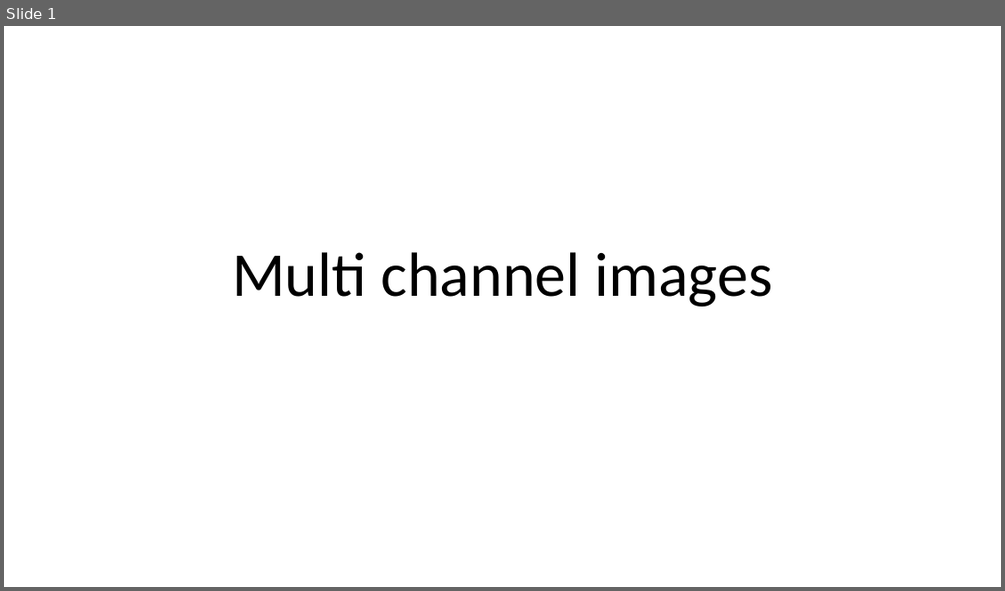
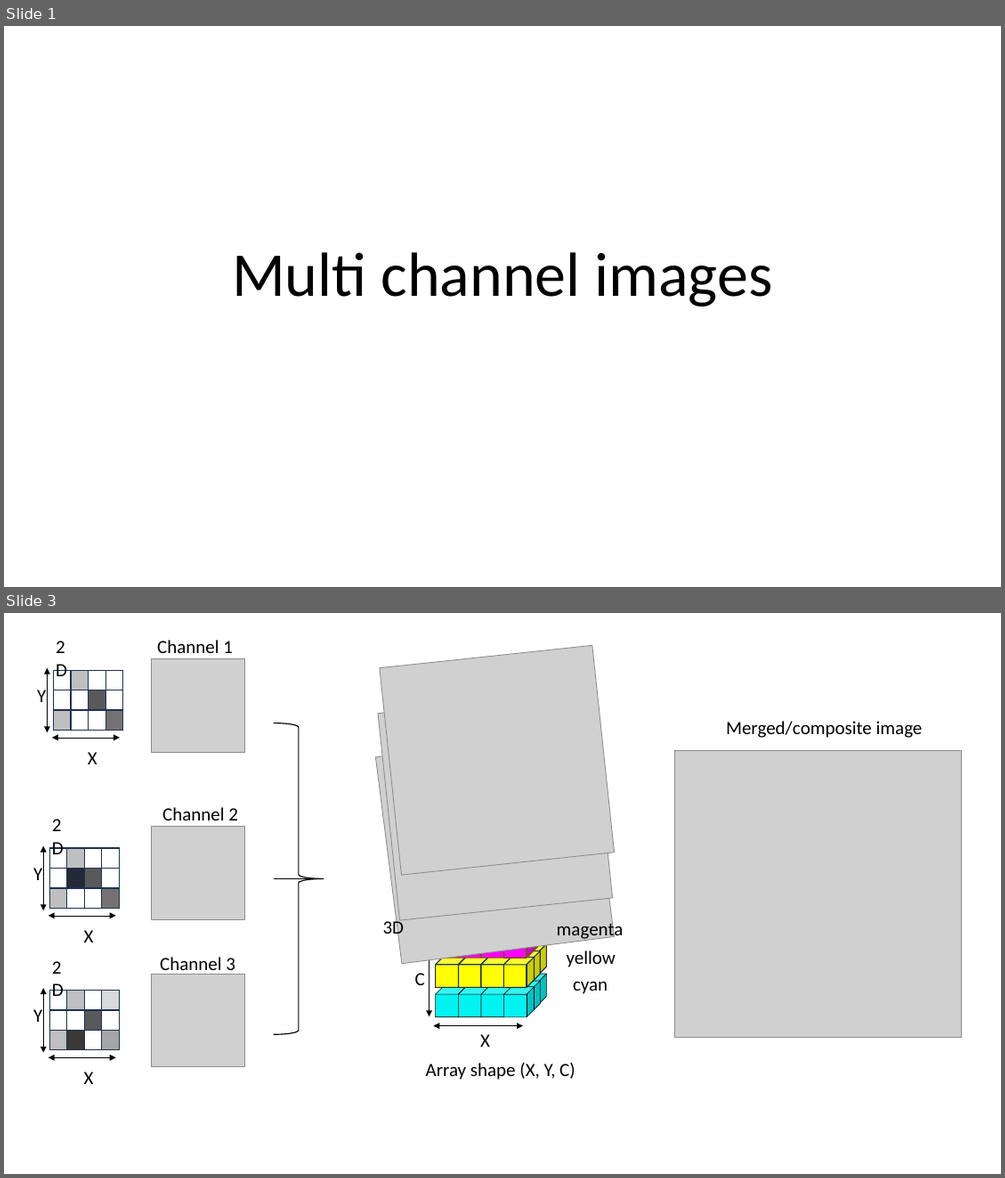
Before and after one commit to NEUBIAS/training-resources, a slide deck: figures/resources/multichannel_images.pptx. Shown one above the other, each under a label of ours: slide 1 before the commit, slides 1 and 3 after it; the slides between them are not shown. The pictures are 1005x591 and 1005x1178 pixels, drawn with LibreOffice and Linux fonts; fonts in the diff are those of the drawing; grey boxes stand for pictures. Boxes give left, top, right and bottom in pixels: in the first picture for what was removed or moved away, otherwise in the second. Text is boxed around its words. In the diff, an @@ line names an element or a change of style, - is before the commit and + after.

```diff
--- a/figures/resources/multichannel_images.pptx
+++ b/figures/resources/multichannel_images.pptx
@@ slide 3 added at (4, 613, 1001, 1174), background #FFFFFF @@
@@ picture added at (152, 659, 245, 753) @@
@@ text added at (157, 640, 233, 659), 18 pt, text #000000 @@
+Channel 1
@@ picture added at (380, 646, 615, 875) @@
@@ group added at (37, 632, 123, 764): 12 rectangles, 3 texts, 2 double arrows @@
+2D
+X
+Y
@@ picture added at (378, 690, 613, 920) @@
@@ right brace added at (273, 723, 324, 1034), outline #000000 1 pt @@
@@ picture added at (375, 730, 614, 964) @@
@@ text added at (726, 721, 922, 738), 18 pt, text #000000 @@
+Merged/composite image
@@ picture added at (675, 750, 961, 1037) @@
@@ picture added at (152, 826, 245, 919) @@
@@ text added at (162, 807, 238, 820), 18 pt, text #000000 @@
+Channel 2
@@ group added at (33, 810, 119, 942): 12 rectangles, 3 texts, 2 double arrows @@
+2D
+X
+Y
@@ line added from (273, 878) to (324, 878), #000000 1 pt @@
@@ text added at (383, 917, 404, 939), 18 pt, text #000000 @@
+3D
@@ group added at (436, 915, 547, 958): 12 cubes @@
@@ text added at (557, 920, 623, 941), 18 pt, text #000000 @@
+magenta
@@ text added at (160, 957, 235, 975), 18 pt, text #000000 @@
+Channel 3
@@ group added at (436, 943, 547, 988): 12 cubes @@
@@ text added at (566, 950, 615, 967), 18 pt, text #000000 @@
+yellow
@@ picture added at (152, 973, 245, 1067) @@
@@ group added at (415, 906, 523, 1046): 3 double arrows, 3 texts @@
+X
+Y
+C
@@ text added at (573, 981, 607, 994), 18 pt, text #000000 @@
+cyan
@@ group added at (33, 952, 119, 1084): 12 rectangles, 3 texts, 2 double arrows @@
+2D
+X
+Y
@@ group added at (436, 973, 547, 1018): 12 cubes @@
@@ text added at (426, 1062, 575, 1079), 18 pt, text #000000 @@
+Array shape (X, Y, C)
```
Also in this commit, not shown: 2 other files.
